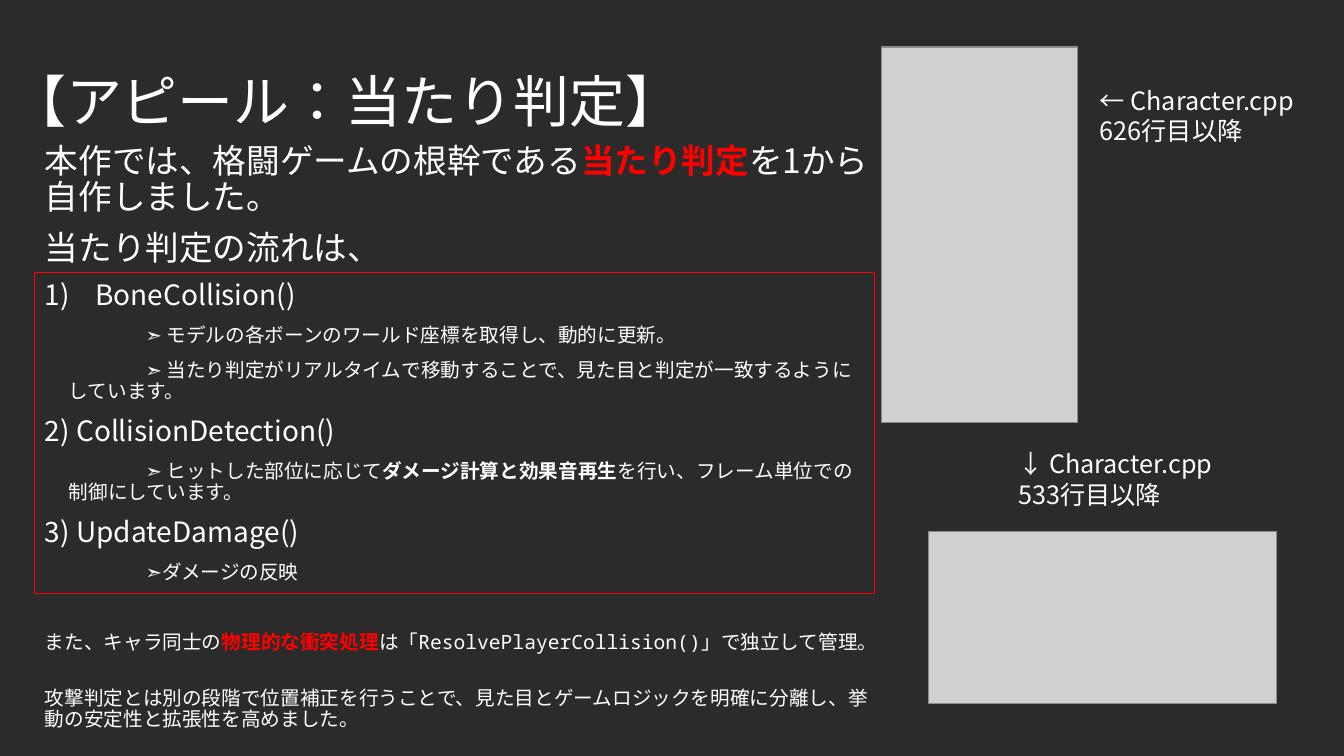
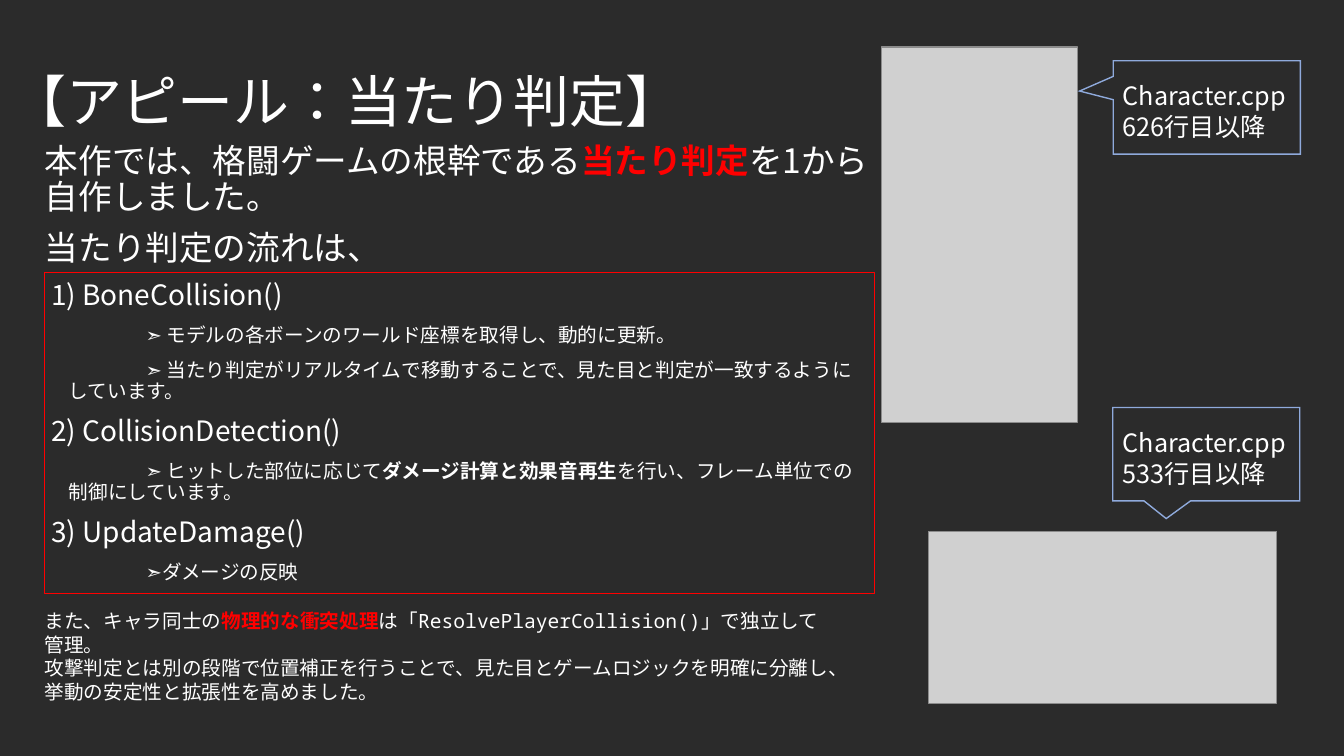
Before and after one commit to F0402Nishi/FightingGame, a slide deck: slide 7 of 仕様書.pptx (slide 6 before the commit). Drawn at 1344x756 pixels with LibreOffice and Linux fonts; fonts in the diff are those of the drawing; grey boxes stand for pictures; background and template pictures are left out; a plain dark background stands for a picture behind light text. Boxes give left, top, right and bottom in pixels: in the first picture for what was removed or moved away, otherwise in the second. Text is boxed around its words. In the diff, an @@ line names an element or a change of style, - is before the commit and + after.

```diff
--- a/仕様書.pptx
+++ b/仕様書.pptx
@@ text "Character.cpp": place and size @@
-text "Character.cpp" at [1100,90,1294,142]
+text "Character.cpp" at [1123,85,1286,138]
@@ speech box added at [1114,60,1302,154], outline #8FAADC 1 pt @@
@@ text at [1123,85,1286,111]: text changed @@
-← Character.cpp
+Character.cpp
@@ rectangle: place and size @@
-rectangle at [35,272,875,593]
+rectangle at [44,272,874,593]
@@ subtitle at [51,282,282,311]: text changed @@
-1) BoneCollision()
+1) BoneCollision()
@@ speech box added at [1113,407,1301,501], outline #8FAADC 1 pt @@
@@ text "Character.cpp": place and size @@
-text "Character.cpp" at [1018,453,1212,506]
+text "Character.cpp" at [1123,432,1286,485]
@@ text at [1123,432,1286,458]: text changed @@
-↓ Character.cpp
+Character.cpp
@@ text added at [45,611,848,701], 14 pt, text #FFFFFF @@
+また、キャラ同士の物理的な衝突処理は「ResolvePlayerCollision()」で独立して管理。
+攻撃判定とは別の段階で位置補正を行うことで、見た目とゲームロジックを明確に分離し、挙動の安定性と拡張性を高めました。
@@ subtitle at [45,632,878,728]: paragraphs removed @@
-また、キャラ同士の物理的な衝突処理は「ResolvePlayerCollision()」で独立して管理。
-攻撃判定とは別の段階で位置補正を行うことで、見た目とゲームロジックを明確に分離し、挙動の安定性と拡張性を高めました。
```
Also in this commit, not shown: 4 other slides changed, 2 slides added.
